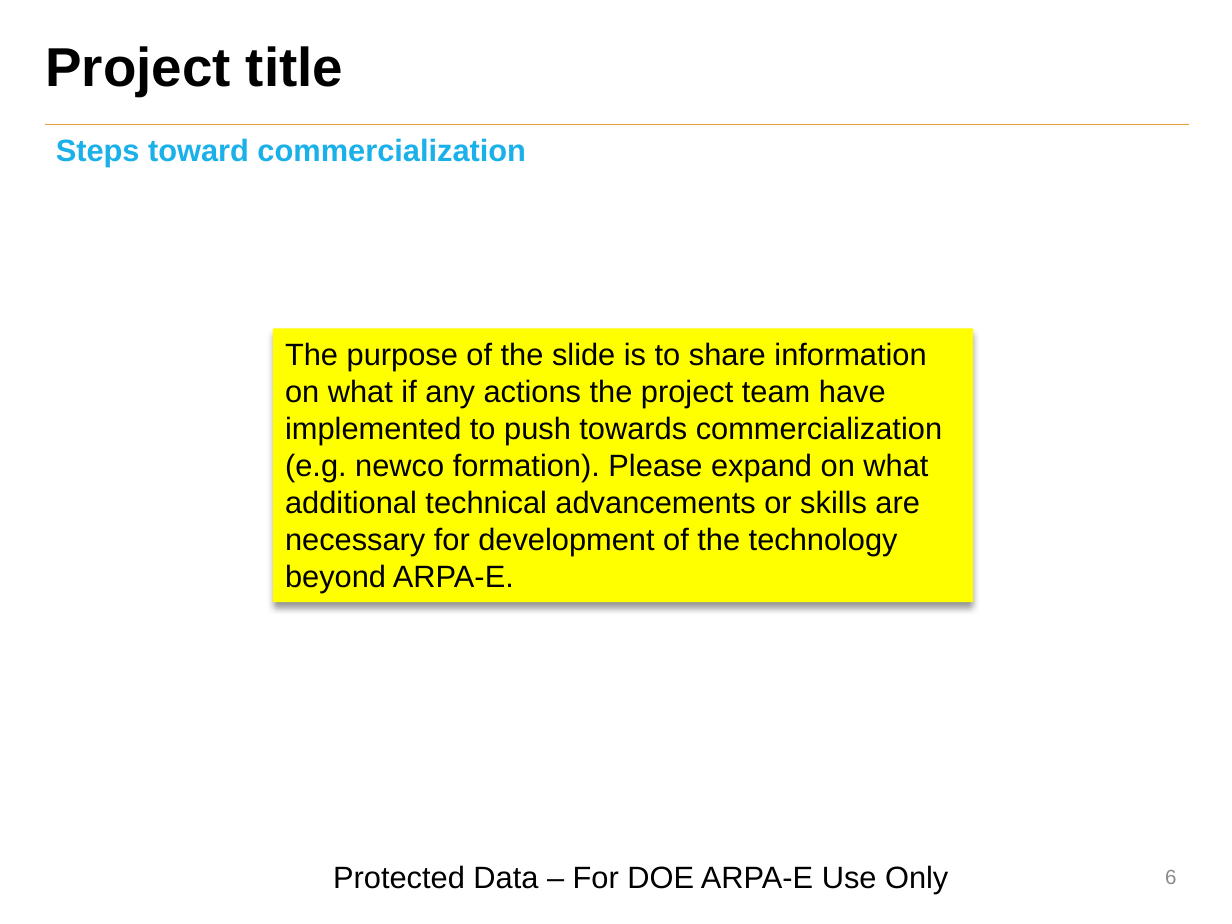
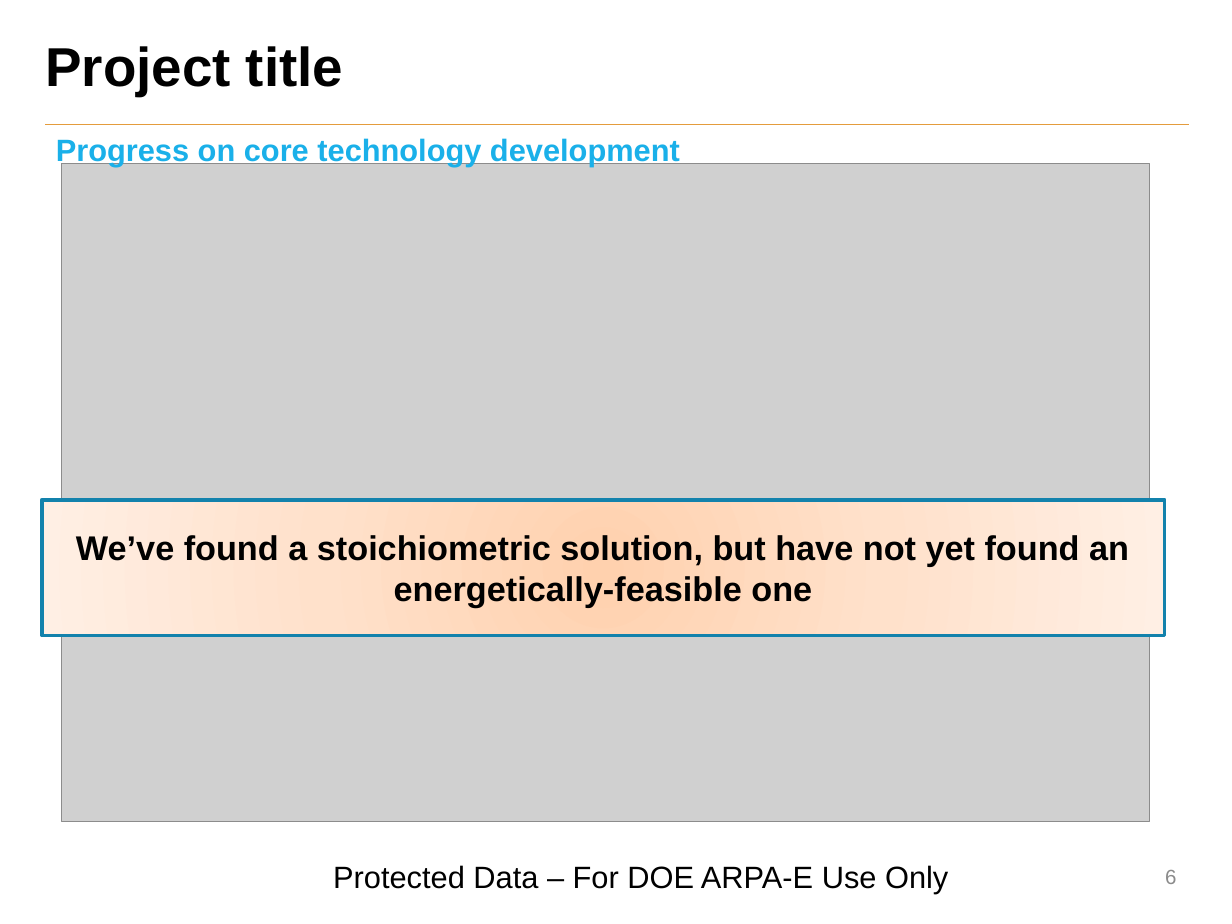
Before and after one commit to marichards/methanococcus, a slide deck: slide 6 of Reports/2016_01_summit.pptx. Drawn at 1232x924 pixels with LibreOffice and Linux fonts; fonts in the diff are those of the drawing; grey boxes stand for pictures; background and template pictures are left out. Boxes give left, top, right and bottom in pixels: in the first picture for what was removed or moved away, otherwise in the second. Text is boxed around its words. In the diff, an @@ line names an element or a change of style, - is before the commit and + after.

```diff
--- a/Reports/2016_01_summit.pptx
+++ b/Reports/2016_01_summit.pptx
@@ text at [56,138,680,166]: text changed @@
-Steps toward commercialization
+Progress on core technology development
@@ picture added at [62,164,1149,822] @@
@@ rectangle removed at [274,329,973,602] @@
-The purpose of the slide is to share information on what if any actions the project team have implemented to push towards commercialization (e.g. newco formation). Please expand on what additional technical advancements or skills are necessary for development of the technology beyond ARPA-E.
@@ rectangle added at [42,500,1165,636], fill gradient #FFD2AF to #FFE1CC to #FFF0E6, outline #1382AC 2 pt, 20 pt, text #000000, bold @@
+We’ve found a stoichiometric solution, but have not yet found an energetically-feasible one
```
Also in this commit, not shown: 1 other slide changed, 1 slide added, 1 slide removed, 8 other files.
